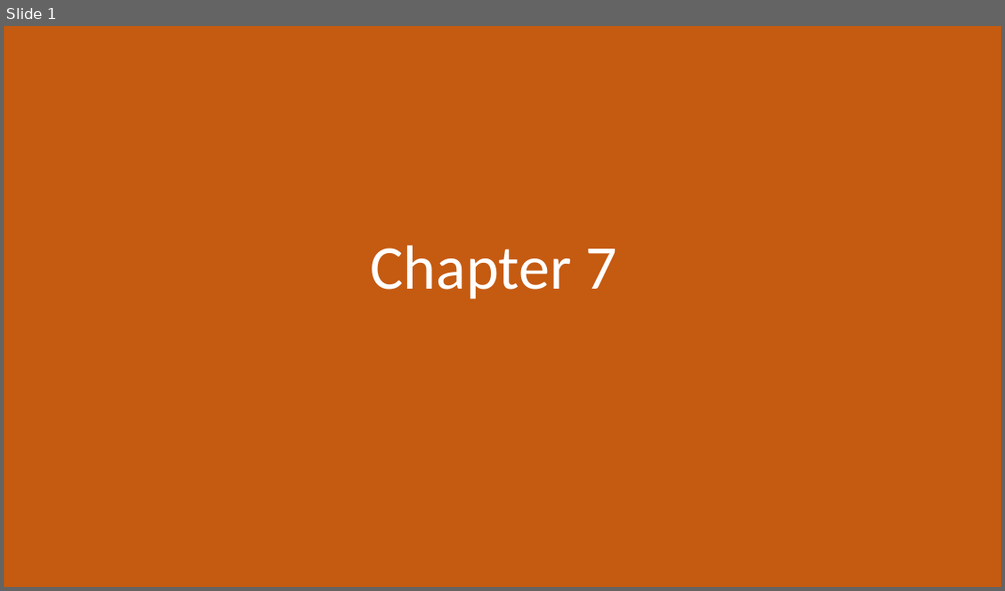
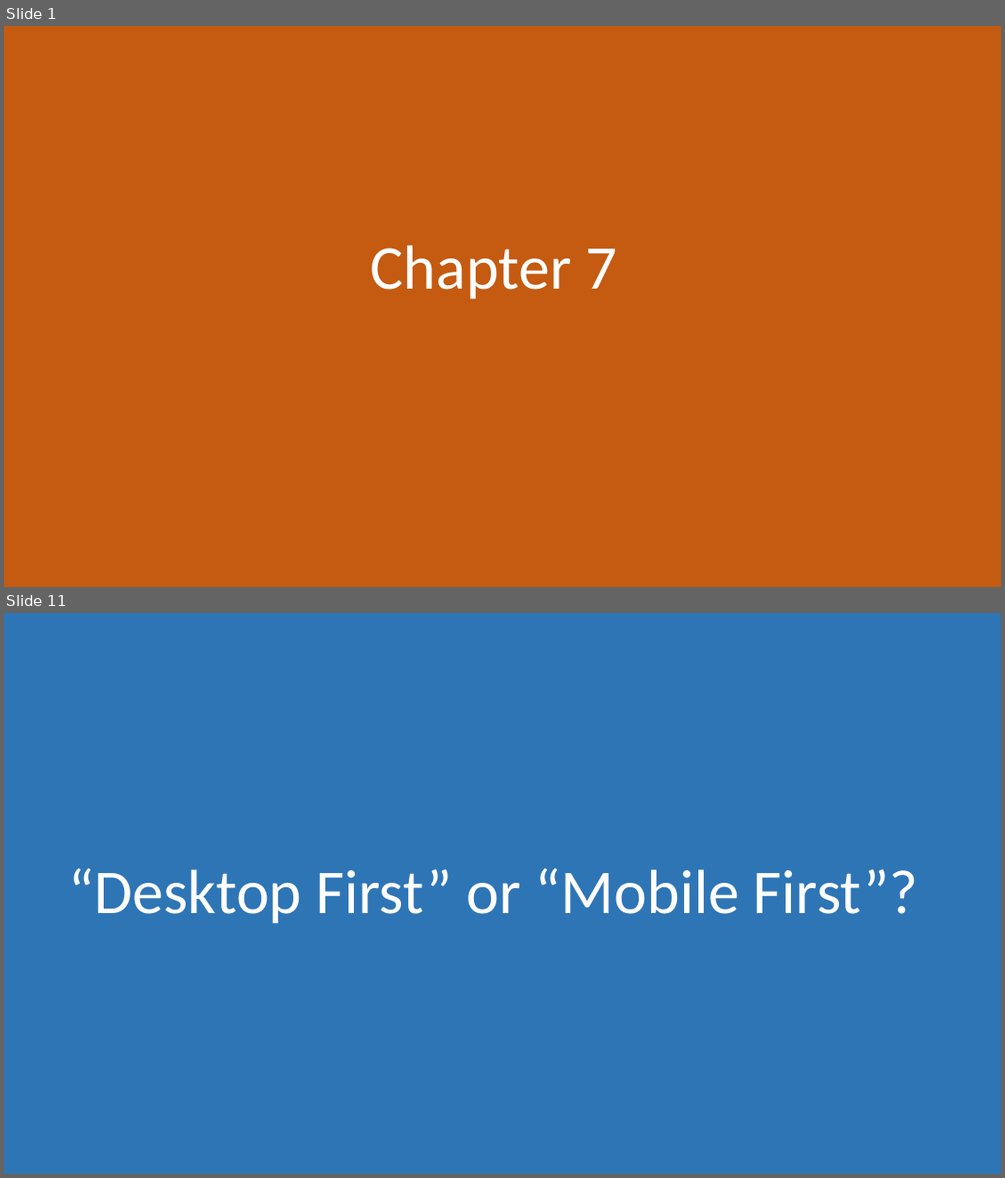
Before and after one commit to morkkis/PWD, a slide deck: presentations/chapter-6/Practical Web Dev.pptx. Shown one above the other, each under a label of ours: slide 1 before the commit, slides 1 and 11 after it; the slides between them are not shown. The pictures are 1005x591 and 1005x1178 pixels, drawn with LibreOffice and Linux fonts; fonts in the diff are those of the drawing. Boxes give left, top, right and bottom in pixels: in the first picture for what was removed or moved away, otherwise in the second. Text is boxed around its words. In the diff, an @@ line names an element or a change of style, - is before the commit and + after.

```diff
--- a/presentations/chapter-6/Practical Web Dev.pptx
+++ b/presentations/chapter-6/Practical Web Dev.pptx
@@ slide 11 added at bbox=[4, 613, 1001, 1174], background #FFFFFF @@
@@ rectangle added at bbox=[4, 613, 1001, 1174], fill #2E75B6 @@
@@ title added at bbox=[68, 868, 918, 924], 60 pt, text #FFFFFF @@
+“Desktop First” or “Mobile First”?
```
Also in this commit, not shown: 9 other slides added, 1 slide removed, 18 other files.
